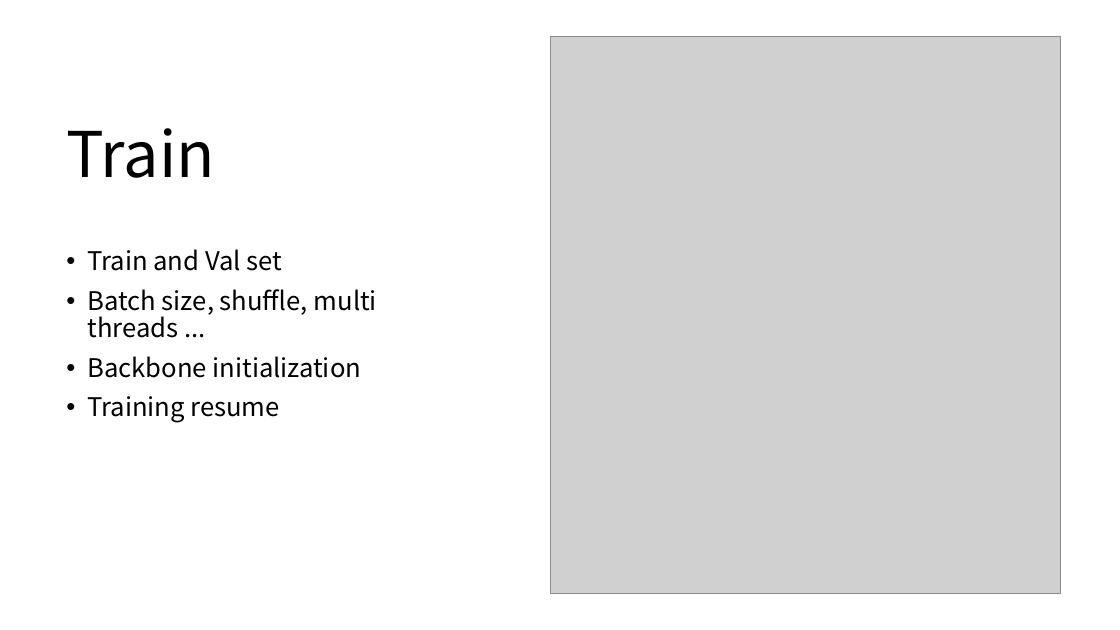
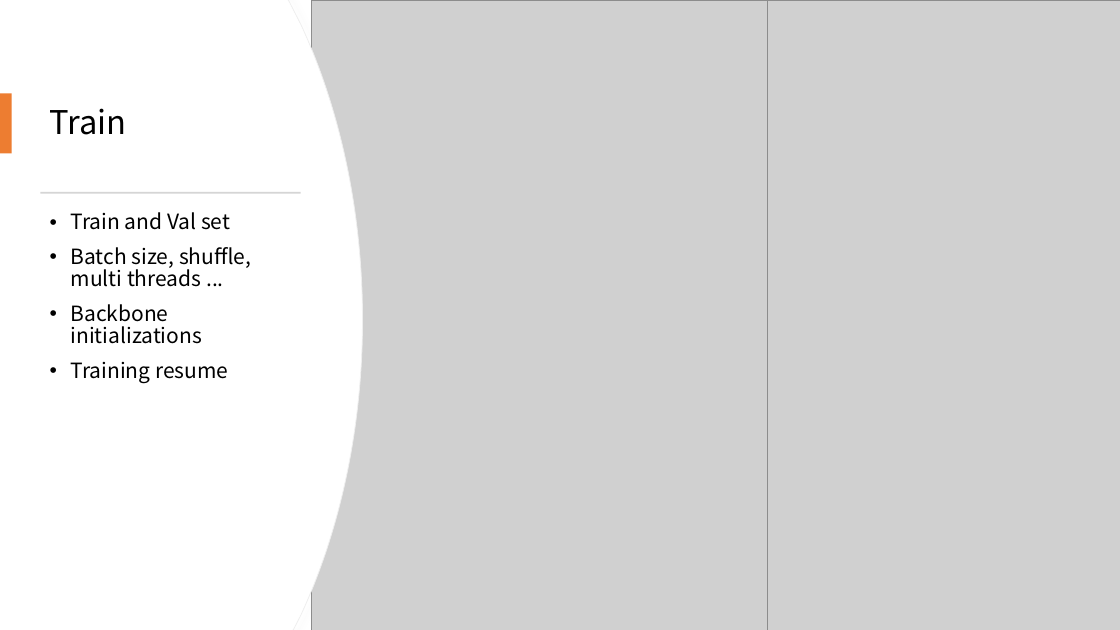
Before and after one commit to yanren1/DLFCCP_Task3, a slide deck: slide 4 of ties4911-task03-YanrenQu.pptx. Drawn at 1120x630 pixels with LibreOffice and Linux fonts; fonts in the diff are those of the drawing; grey boxes stand for pictures. Boxes give left, top, right and bottom in pixels: in the first picture for what was removed or moved away, otherwise in the second. Text is boxed around its words. In the diff, an @@ line names an element or a change of style, - is before the commit and + after.

```diff
--- a/ties4911-task03-YanrenQu.pptx
+++ b/ties4911-task03-YanrenQu.pptx
@@ freeform shape added at (0,0,363,630), fill #FFFFFF, outline #EFEFEF 0.75 pt @@
@@ freeform shape added at (0,0,362,630), fill #FFFFFF @@
@@ picture added at (311,0,767,630) @@
@@ picture: place and size @@
-picture at (550,37,1061,594)
+picture at (691,0,1120,630)
@@ title "Train": place and size @@
-title "Train" at (66,128,214,178)
+title "Train" at (50,108,127,135)
@@ title "Train" at (50,108,127,135): size 54 to 28 pt; vertical alignment bottom to middle @@
@@ rectangle added at (0,93,12,154), fill #ED7D31 @@
@@ rectangle added at (40,192,301,194), fill #D5D5D5 @@
@@ text "Train and Val set": place and size @@
-text "Train and Val set" at (87,249,377,423)
+text "Train and Val set" at (71,212,251,383)
@@ text at (71,212,251,383): size 22 to 18 pt in "Train and Val set", "Batch size, shuffle, multi threads ...", "Training resume" @@
@@ text at (71,304,202,344): text changed; size 22 to 18 pt @@
-• Backbone initialization
+• Backbone initializations
```
Also in this commit, not shown: 5 other slides changed, 3 other files.
